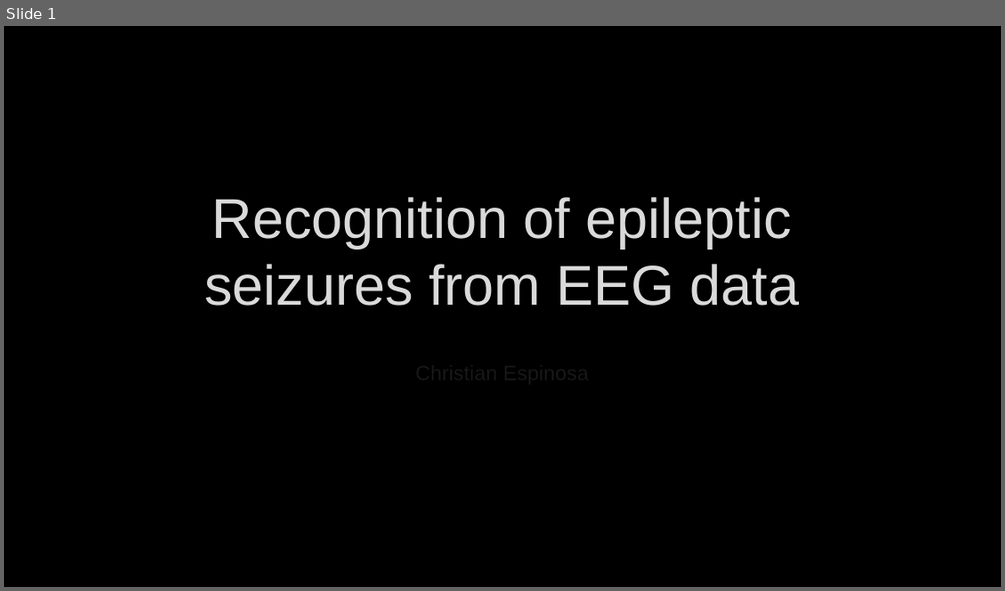
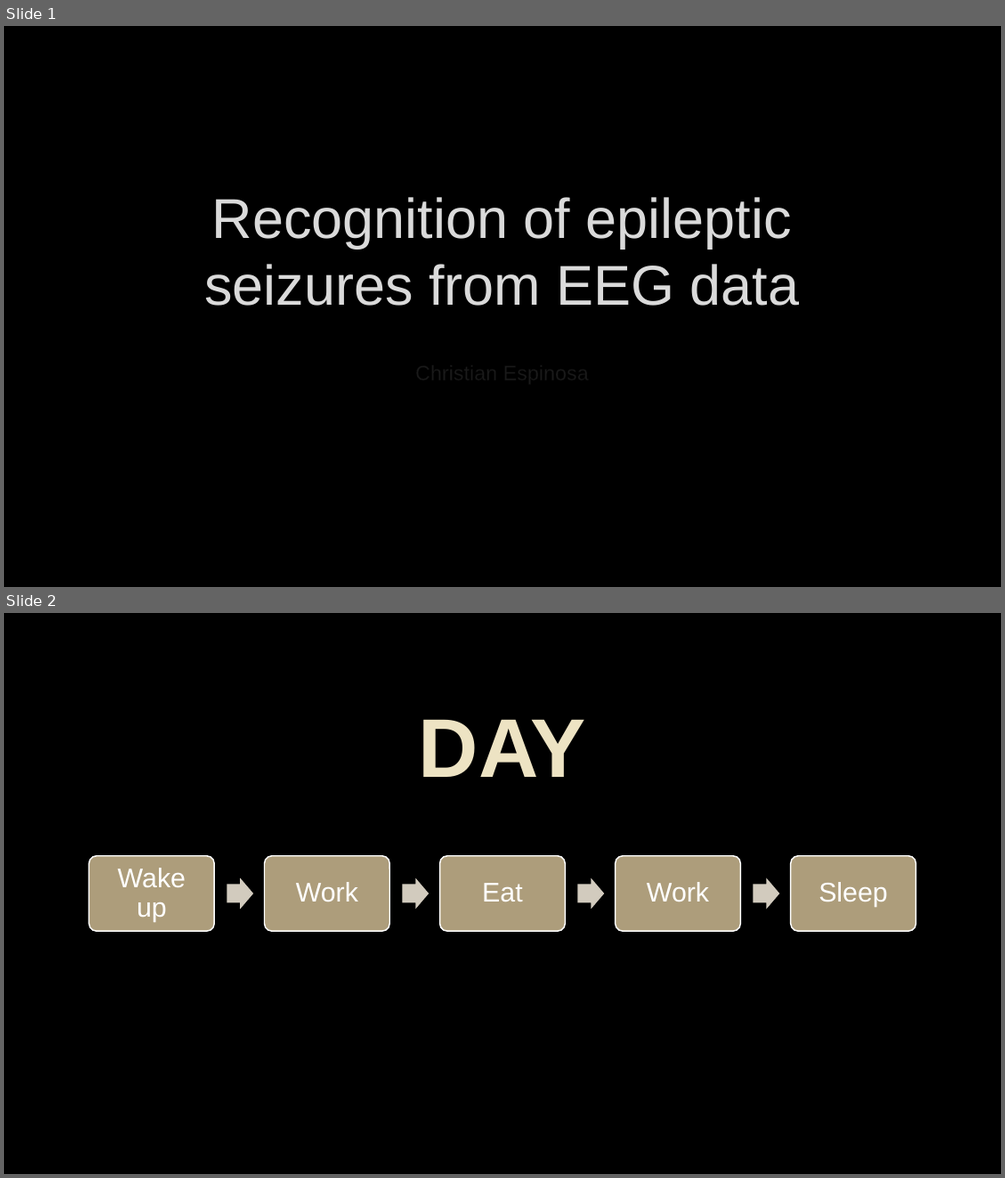
Before and after one commit to Christian-Espinosa/TFG-AI-detection-seizures, a slide deck: Documentation/PresentacióTFG.pptm. Shown one above the other, each under a label of ours: slide 1 before the commit, slides 1 and 2 after it. The pictures are 1005x591 and 1005x1178 pixels, drawn with LibreOffice and Linux fonts; fonts in the diff are those of the drawing; background and template pictures are left out. Boxes give left, top, right and bottom in pixels: in the first picture for what was removed or moved away, otherwise in the second. Text is boxed around its words. In the diff, an @@ line names an element or a change of style, - is before the commit and + after.

```diff
--- a/Documentation/PresentacióTFG.pptm
+++ b/Documentation/PresentacióTFG.pptm
@@ slide 2 added at [4,613,1001,1174], background picture (left out) @@
@@ text added at [419,719,586,777], 80 pt, text #EDE3C3, bold @@
+DAY
@@ group added at [89,856,916,932]: 5 rounded rectangles, 5 texts, 4 right arrows @@
+Wake up
+Work
+Eat
+Work
+Sleep
```
Also in this commit, not shown: 13 other slides added, 1 slide removed, 2 other files.
